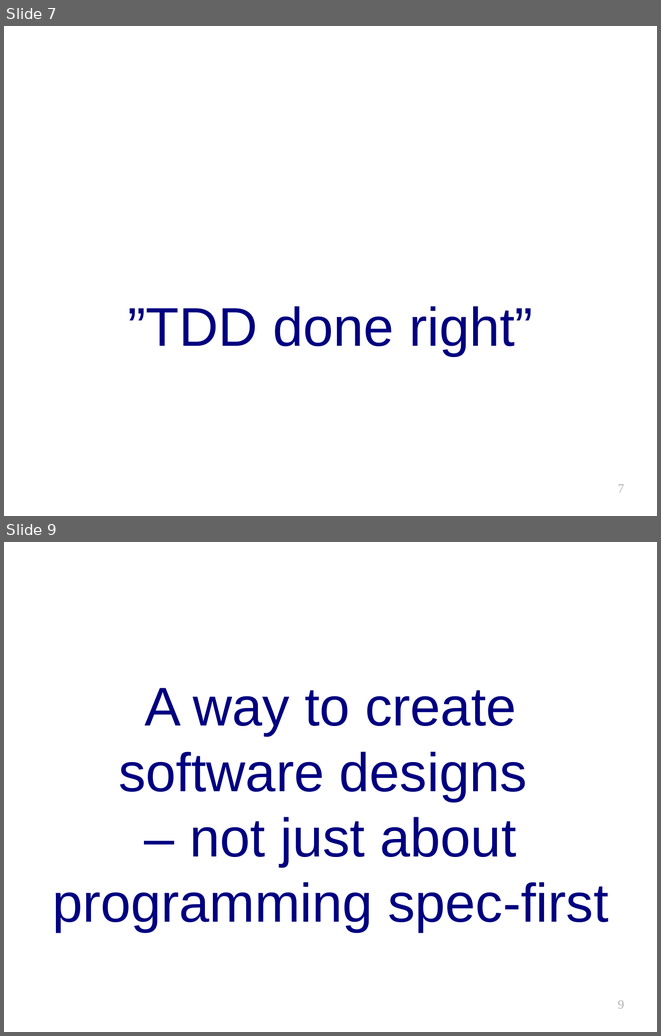
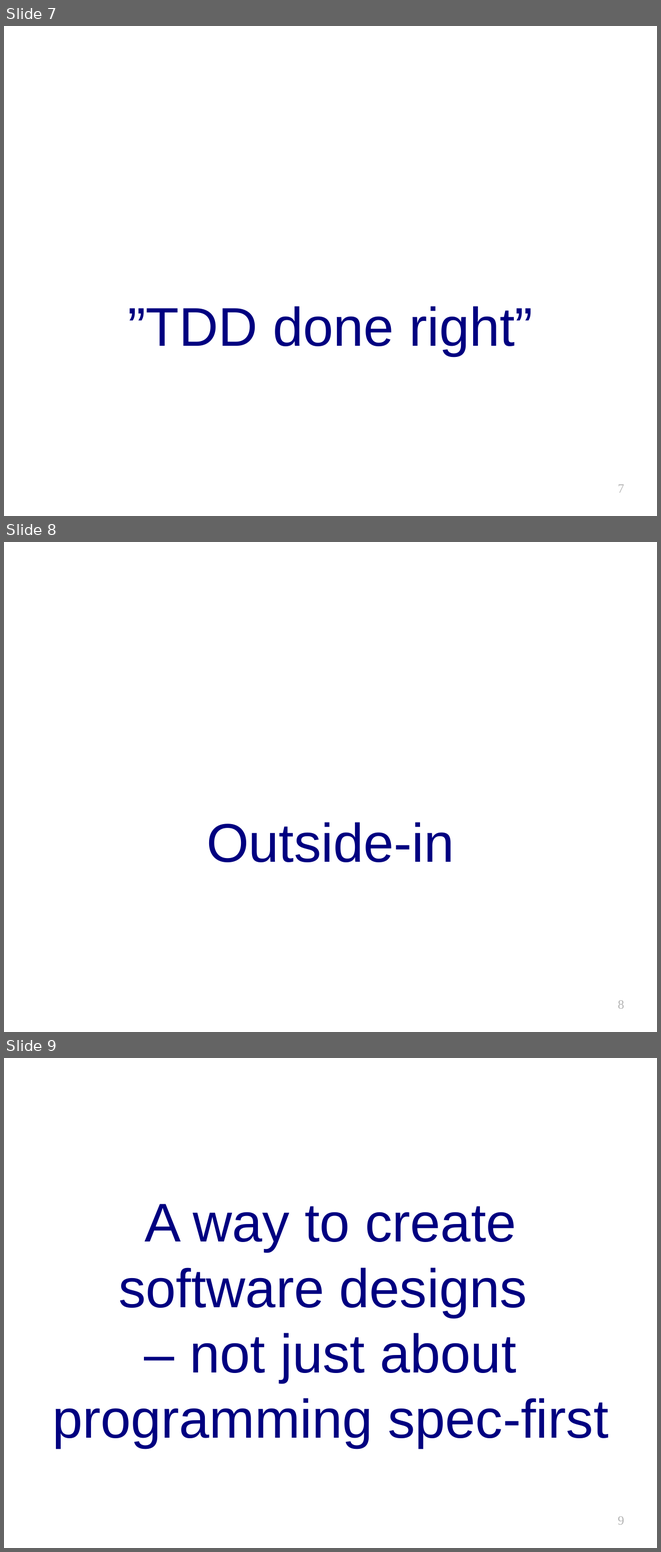
Before and after one commit to jdave/kansanpankki, a slide deck: doc/bdd-wicket-apachecon_eu_2009-hjort_rantalaiho_sibakov.odp. Shown one above the other, each under a label of ours: slides 7 and 9 before the commit, slides 7, 8 and 9 after it; the slides between them are not shown. The pictures are 661x1036 and 661x1552 pixels, drawn with LibreOffice and Linux fonts; fonts in the diff are those of the drawing; background and template pictures are left out. Boxes give left, top, right and bottom in pixels: in the first picture for what was removed or moved away, otherwise in the second. Text is boxed around its words. In the diff, an @@ line names an element or a change of style, - is before the commit and + after.

Commit message:
Added specdox example and fixed "top-down" to "outside-in".

```diff
--- a/doc/bdd-wicket-apachecon_eu_2009-hjort_rantalaiho_sibakov.odp
+++ b/doc/bdd-wicket-apachecon_eu_2009-hjort_rantalaiho_sibakov.odp
@@ slide 8 added at (x1=4, y1=542, x2=657, y2=1032), background #FFFFFF @@
@@ subtitle added at (x1=206, y1=822, x2=454, y2=862), 60 pt, text #000080 @@
+Outside-in
@@ page number added at (x1=618, y1=1000, x2=624, y2=1008), 14 pt, text #B3B3B3 @@
+8
```
Also in this commit, not shown: 2 other slides added, 1 slide removed.
